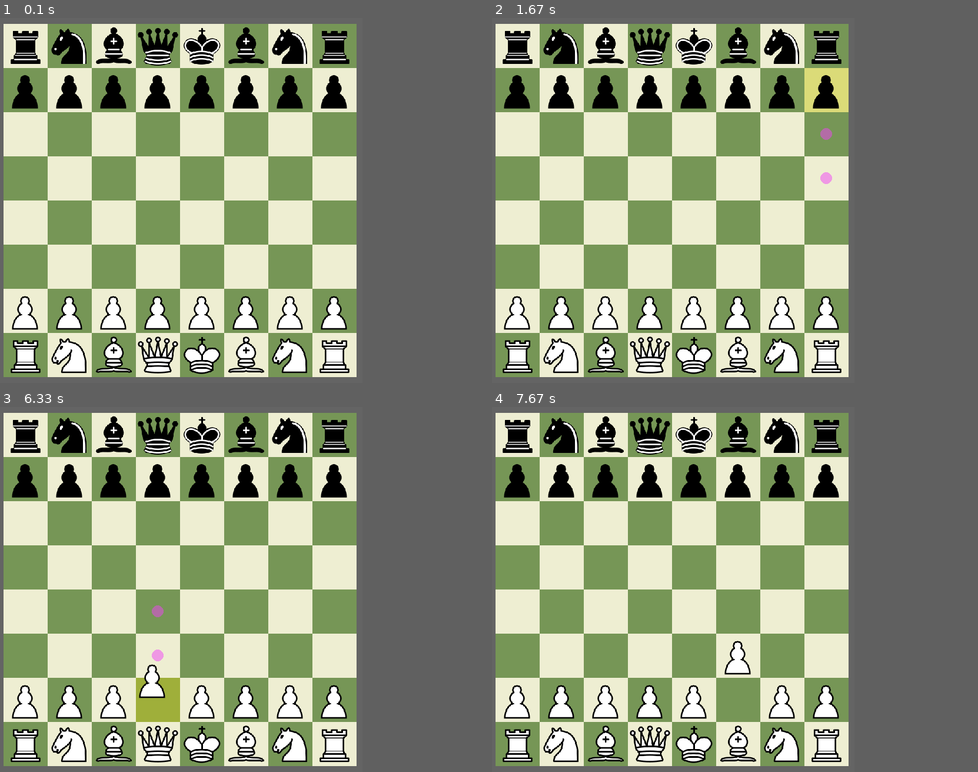
Above: before the commit, frames 1-4 (two rows, left to right).
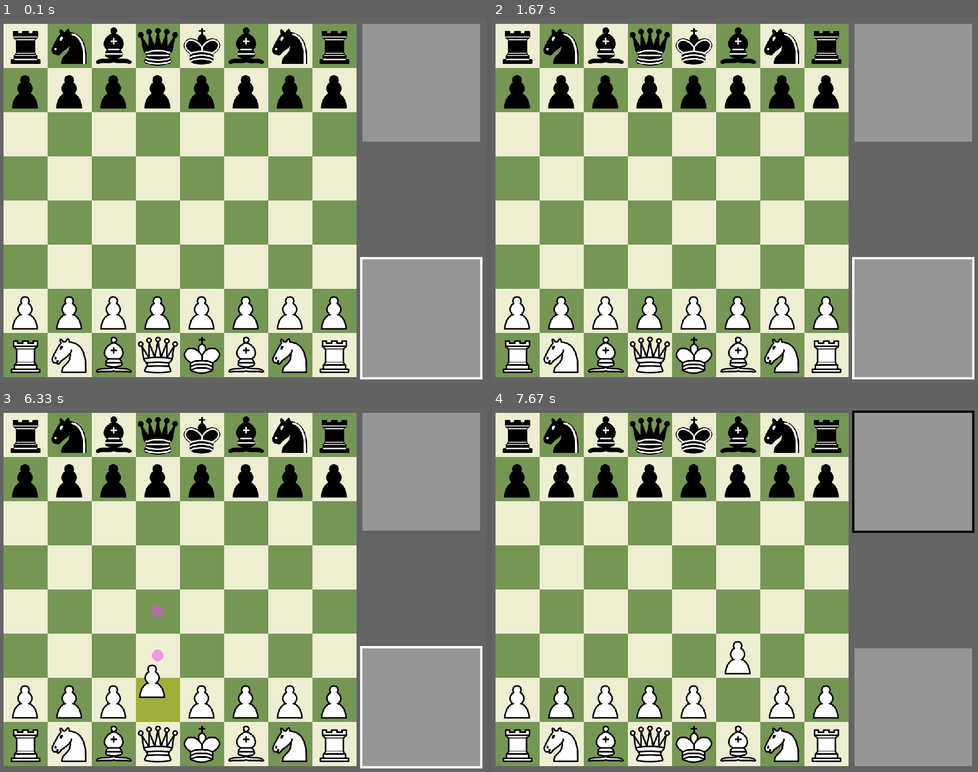
Above: after the commit, the same moments.

Repository: Cian-R/PyProjects
Game: pygame game, started from ChessGame/src/ChessObj.py
Two runs of this game, one before a commit and one after it. Both use one fixed random seed, a clock stepped at 60 frames per second and the inputs below.
Inputs (mouse positions are in pixels of both pictures, inside the frame that each line leads up to):
- Up to frame 1 (0.1 s): no input
- Up to frame 2 (1.67 s): press the mouse at (618, 204) at 0.37 s; move the mouse to (700, 240) at 0.47 s; release the mouse at (783, 280) at 0.6 s; click (807, 72) at 0.72 s
- Up to frame 3 (6.33 s): click (150, 680) at 6.28 s
- Up to frame 4 (7.67 s): click (754, 688) at 6.62 s; press the mouse at (754, 688) at 6.93 s; move the mouse to (832, 658) at 7.03 s; release the mouse at (909, 633) at 7.17 s; press the mouse at (754, 688) at 7.27 s; move the mouse to (657, 658) at 7.37 s; release the mouse at (555, 626) at 7.5 s; click (725, 651) at 7.65 s
The window is 620x620 before the commit and 830x620 after it. Grey fills any space a smaller window leaves; there, only what the larger window draws over its background counts as a difference.

The runs differ from the first frame. In frame 1, 10% of the frame differs, in the area x 74-100%, y 0-100%; in frame 2, 11%, in the area x 64-100%, y 0-100%; in frame 3, 10%; in frame 4, 10%.

Commit message:
Added taken piece records | Added sidebar scoreboard.

Diff:
--- a/ChessGame/src/ChessObj.py
+++ b/ChessGame/src/ChessObj.py
@@ -2,13 +2,13 @@
 from chess_classes import Spritesheet, Square
 from chess_data import bg_colour
 from chess_funcs import (
-    fill_board, select_new_square, deselect_square, handle_moving
+    fill_board, select_new_square, deselect_square, handle_moving, render_board
 )
 
 # //////////////////////// Setup //////////////////////////////////////////////////////////////
 # Initialise pygame.
 pygame.init()
-win = pygame.display.set_mode((620, 620))
+win = pygame.display.set_mode((830, 620))
 pygame.display.set_caption('Chess')
 clock = pygame.time.Clock()
 
@@ -28,7 +28,12 @@
 # //////////////////////// Main ///////////////////////////////////////////////////////////////
 # Initialise values
 selected_square = None
+white_to_play = True
 potential_squares = []
+taken_pieces = [
+    [[]],
+    [[]]
+]
 dragging_piece = None
 mousedown = False
 
@@ -47,8 +52,9 @@
                 selected_square.set_piece(dragging_piece)
                 if target_square in potential_squares:  # If dropping onto a potential move
                     selected_square, potential_squares = handle_moving(
-                        selected_square, target_square, spritesheet, win, clock
+                        selected_square, target_square, spritesheet, win, clock, taken_pieces
                     )
+                    white_to_play = not white_to_play
                 dragging_piece = None
             mousedown = False
 
@@ -56,17 +62,19 @@
             mousedown = True
             if target_square in potential_squares:  # If clicking on a potential move
                 selected_square, potential_squares = handle_moving(
-                    selected_square, target_square, spritesheet, win, clock
+                    selected_square, target_square, spritesheet, win, clock, taken_pieces
                 )
+                white_to_play = not white_to_play
             elif target_square.piece:   # Otherwise, if selecting a new piece
                 selected_square, dragging_piece, potential_squares = select_new_square(
-                    selected_square, target_square, board_state=board
+                    white_to_play, selected_square, target_square, board_state=board
                 )
             else:   # Else, if selecting a blank, unreachable square
                 selected_square, potential_squares = deselect_square(selected_square)
 
     # ==================== GRAPHICS DRAWING ====================
     win.fill(bg_colour)
+    render_board(win, taken_pieces, white_to_play)
     for row in board:
         for squareObj in row:
             squareObj.set_marked(False)
--- a/ChessGame/src/chess_funcs.py
+++ b/ChessGame/src/chess_funcs.py
@@ -6,6 +6,24 @@
 
 def rounddown(x):
     return int(math.floor(x / 75.0)) * 75
+
+
+def render_board(surf, pieces, white_to_play):
+    # Render Turn Indicator
+    if white_to_play:
+        pygame.draw.rect(surf, (250, 250, 250), (616, 406, 208, 208))
+    else:
+        pygame.draw.rect(surf, (10, 10, 10), (616, 6, 208, 208))
+
+    # Render Black Scoreboard
+    pygame.draw.rect(surf, (150, 150, 150), (620, 10, 200, 200))
+    for i, pawn in enumerate(pieces[0][0]):
+        pawn.draw(surf, 620 + (i * 18), 10)
+
+    # Render White Scoreboard
+    pygame.draw.rect(surf, (150, 150, 150), (620, 410, 200, 200))
+    for i, pawn in enumerate(pieces[1][0]):
+        pawn.draw(surf, 620 + (i * 18), 410)
 
 
 def fill_board(board_list, spritesheet):
@@ -42,8 +60,17 @@
     return board_list
 
 
-def select_new_square(current: Square, target: Square, board_state):
-    if current: current.set_highlight(False)
+def select_new_square(white_to_play, current: Square, target: Square, board_state):
+    if current:
+        current.set_highlight(False)
+
+    target_is_white = target.piece.get_name()[0] == "w"
+    if (
+            (target_is_white and (not white_to_play))
+            or
+            ((not target_is_white) and white_to_play)
+    ):
+        return None, None, []
 
     current = target
     current.set_highlight(True)
@@ -62,9 +89,20 @@
     return current, movelist
 
 
-def handle_moving(current: Square, target: Square, spritesheet, surface, clock):
+def handle_moving(current: Square, target: Square, spritesheet, surface, clock, collected):
     if target.piece:  # If there's an enemy piece
-        pass  # This will be for piece collection.
+        piece_name = target.piece.get_name()
+        if piece_name[0] == "w":
+            if piece_name[1:] == "pawn":
+                collected[0][0].append(target.piece)
+            else:
+                collected[0].append(target.piece)
+        else:
+            if piece_name[1:] == "pawn":
+                collected[1][0].append(target.piece)
+            else:
+                collected[1].append(target.piece)
+
     move_piece(current, target)
     if target.piece.get_name()[1:] == "pawn":
         if target.get_coords()[1] == 0:
